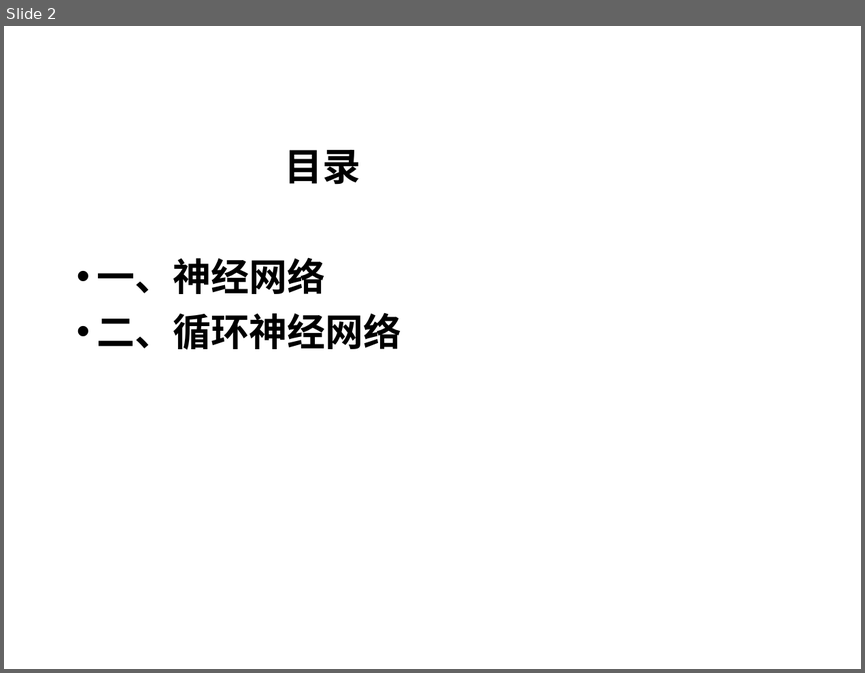
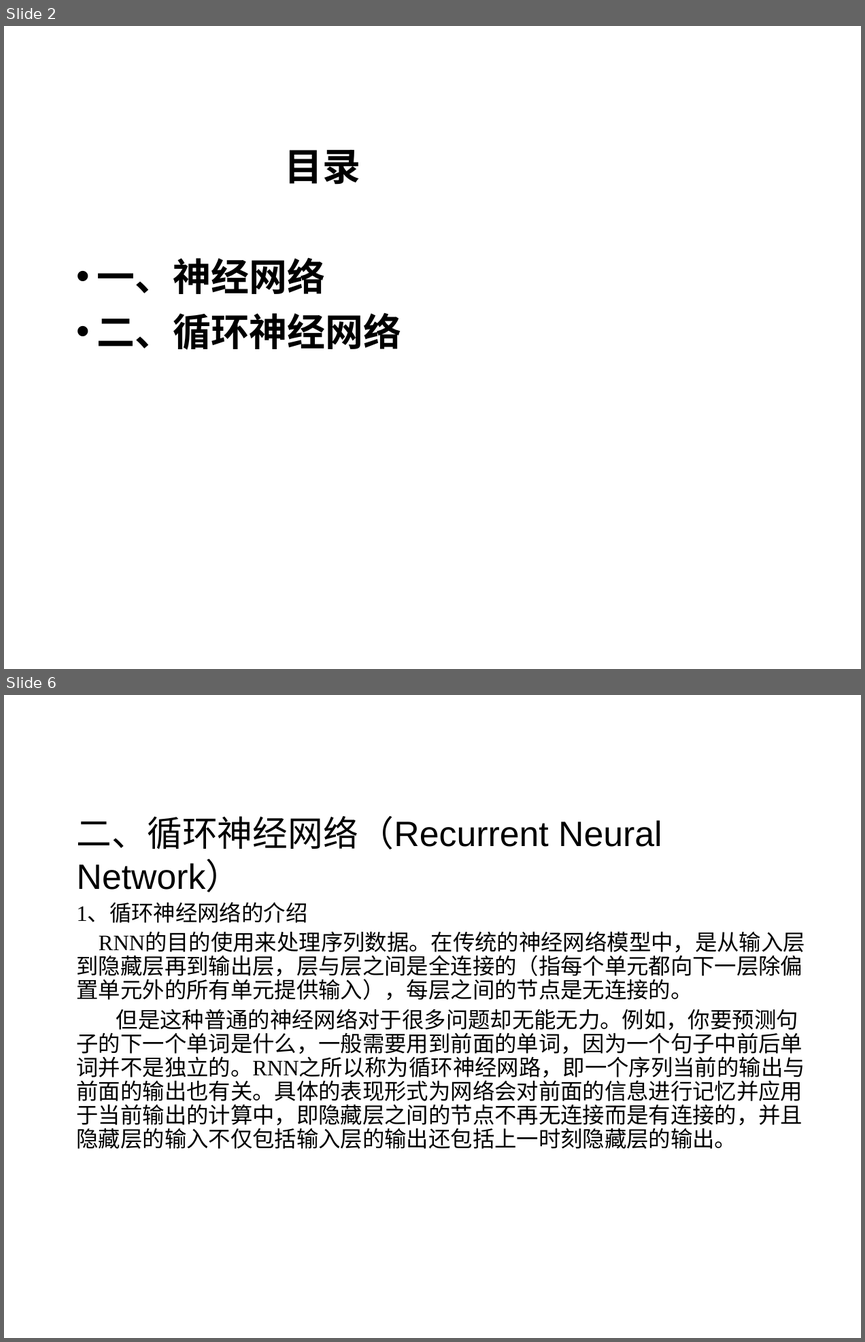
Before and after one commit to sunyisgithub/Git, a slide deck: 循环神经网络（Recurrent Neural Network）.ppt. Shown one above the other, each under a label of ours: slide 2 before the commit, slides 2 and 6 after it; the slides between them are not shown. The pictures are 865x673 and 865x1342 pixels, drawn with LibreOffice and Linux fonts; fonts in the diff are those of the drawing; background and template pictures are left out. Boxes give left, top, right and bottom in pixels: in the first picture for what was removed or moved away, otherwise in the second. Text is boxed around its words. In the diff, an @@ line names an element or a change of style, - is before the commit and + after.

Commit message:
循环神经网络2

```diff
--- a/循环神经网络（Recurrent Neural Network）.ppt
+++ b/循环神经网络（Recurrent Neural Network）.ppt
@@ slide 6 added at (x1=4, y1=695, x2=861, y2=1338), background picture (left out) @@
@@ text added at (x1=77, y1=816, x2=805, y2=1149), 18.5 pt, text #000000 @@
+二、循环神经网络（Recurrent Neural Network）
+1、循环神经网络的介绍
+RNN的目的使用来处理序列数据。在传统的神经网络模型中，是从输入层到隐藏层再到输出层，层与层之间是全连接的（指每个单元都向下一层除偏置单元外的所有单元提供输入），每层之间的节点是无连接的。
+但是这种普通的神经网络对于很多问题却无能无力。例如，你要预测句子的下一个单词是什么，一般需要用到前面的单词，因为一个句子中前后单词并不是独立的。RNN之所以称为循环神经网路，即一个序列当前的输出与前面的输出也有关。具体的表现形式为网络会对前面的信息进行记忆并应用于当前输出的计算中，即隐藏层之间的节点不再无连接而是有连接的，并且隐藏层的输入不仅包括输入层的输出还包括上一时刻隐藏层的输出。
```
Also in this commit, not shown: 3 slides changed, 13 other slides added, 15 slides removed.
